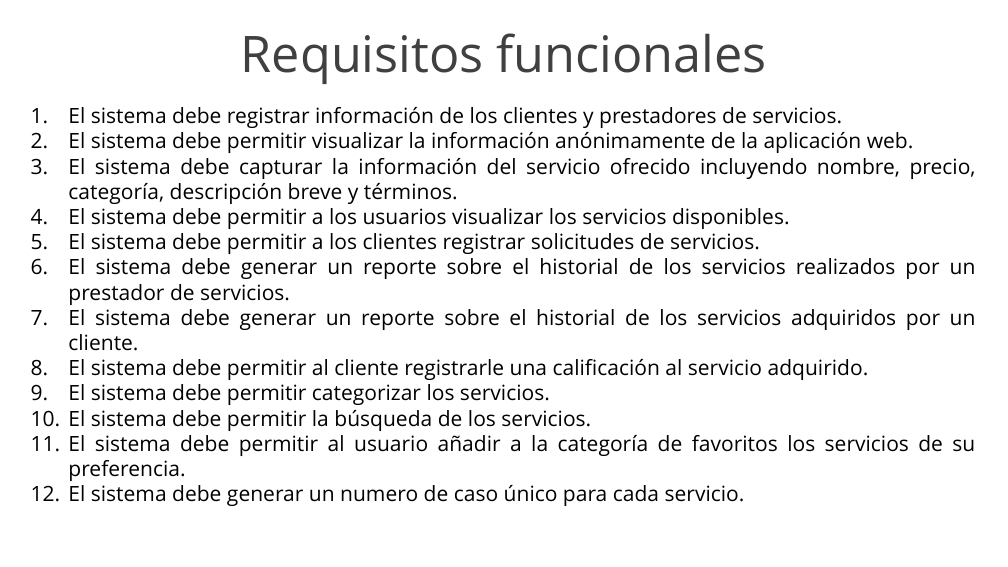
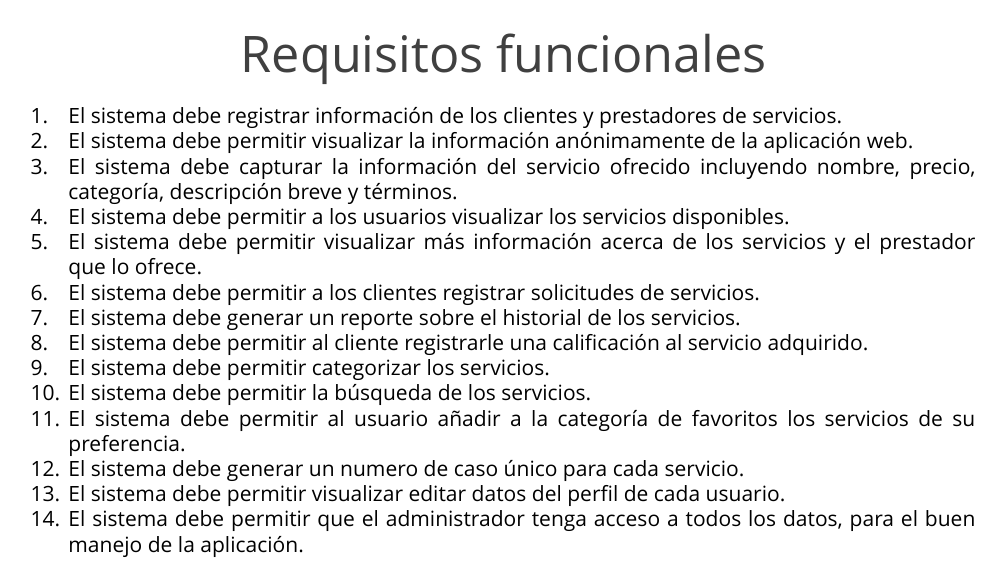
Before and after one commit to yeseniaquejada/SERVICE_MARKET, a slide deck: slide 10 of PROYECTO FORMATIVO.pptx. Drawn at 1008x567 pixels with LibreOffice and Linux fonts; fonts in the diff are those of the drawing; background and template pictures are left out. Boxes give left, top, right and bottom in pixels: in the first picture for what was removed or moved away, otherwise in the second. Text is boxed around its words. In the diff, an @@ line names an element or a change of style, - is before the commit and + after.

```diff
--- a/PROYECTO FORMATIVO.pptx
+++ b/PROYECTO FORMATIVO.pptx
@@ text at [68, 233, 975, 279]: paragraph added @@
+5. El sistema debe permitir visualizar más información acerca de los servicios y el prestador que lo ofrece.
@@ text at [68, 309, 741, 330]: text changed @@
-6. El sistema debe generar un reporte sobre el historial de los servicios realizados por un prestador de servicios.
-7. El sistema debe generar un reporte sobre el historial de los servicios adquiridos por un cliente.
+7. El sistema debe generar un reporte sobre el historial de los servicios.
@@ text at [68, 485, 975, 557]: paragraphs added @@
+13. El sistema debe permitir visualizar editar datos del perfil de cada usuario.
+14. El sistema debe permitir que el administrador tenga acceso a todos los datos, para el buen manejo de la aplicación.
```
Also in this commit, not shown: 1 other slide changed, 6 other files.
